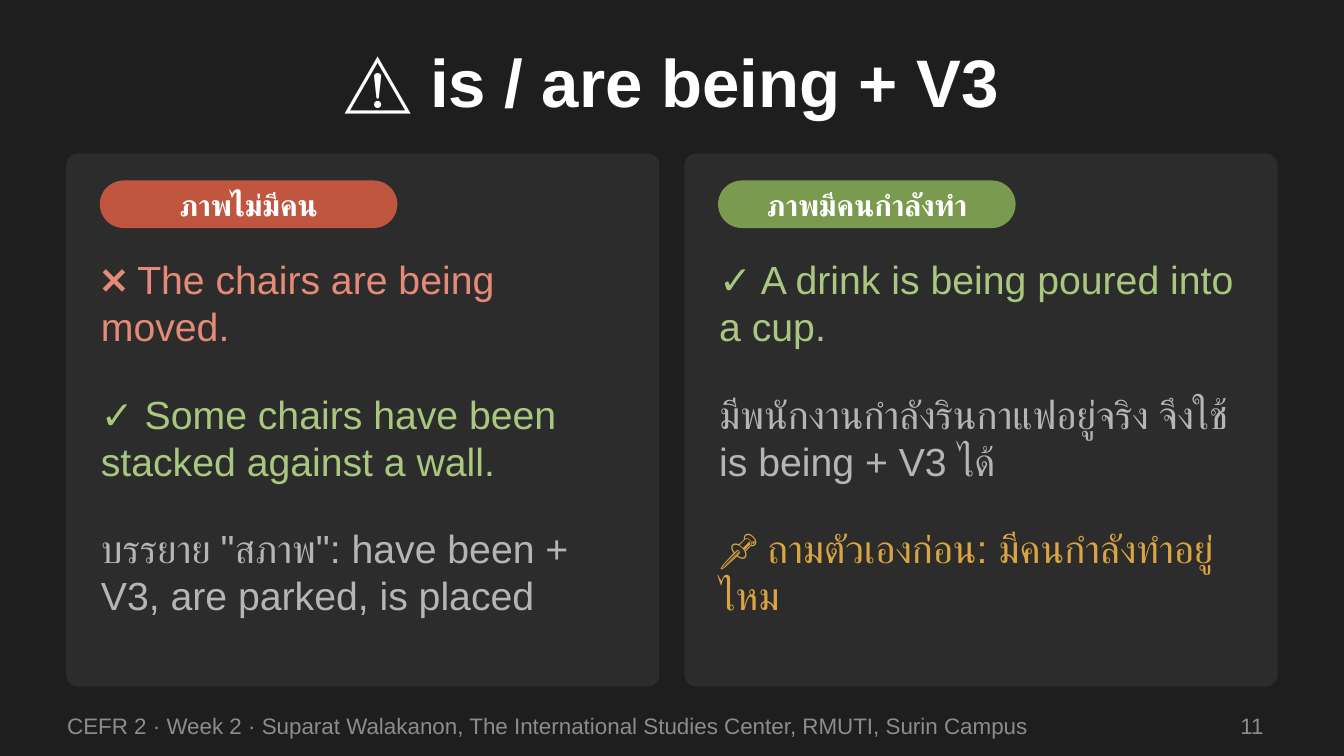
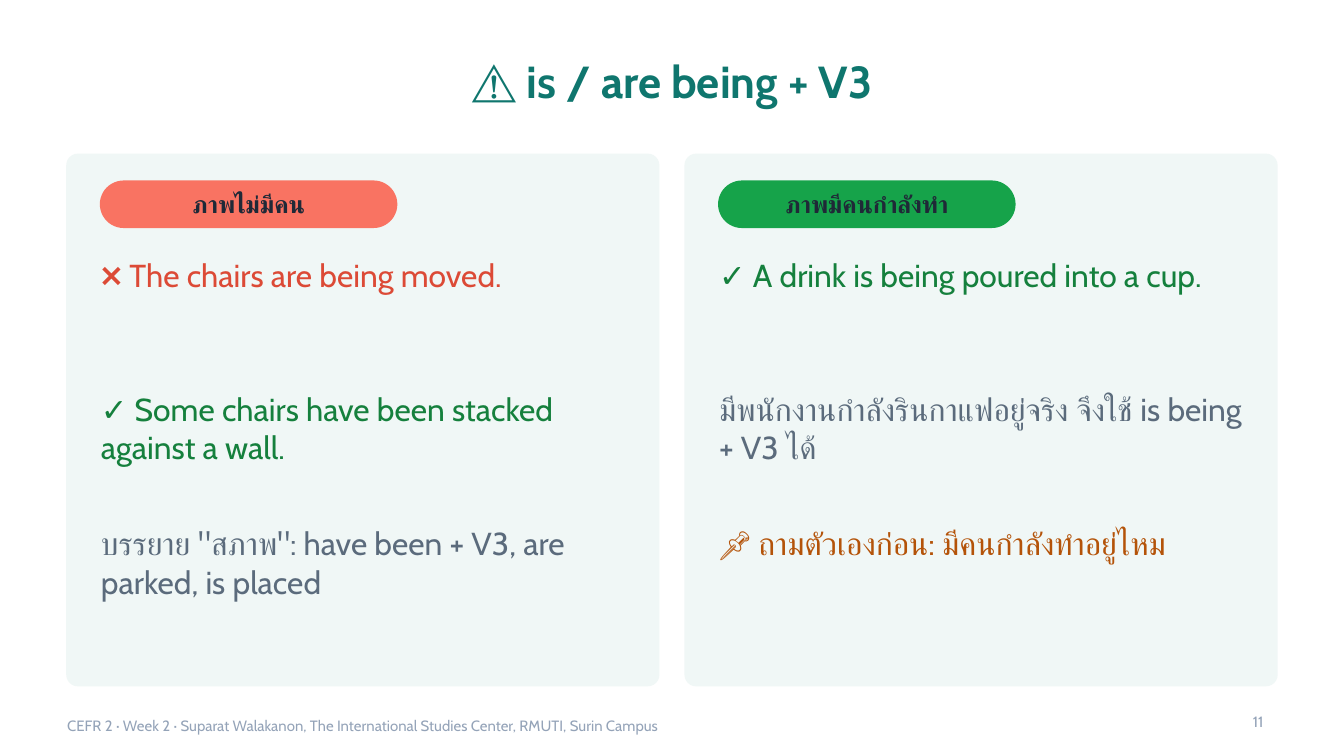
Before and after one commit to surin-english-hub/cefr2, a slide deck: slide 11 of docs/week-02/Week02_Part1_Photographs_Part5_WordForm.pptx. Drawn at 1344x756 pixels with LibreOffice and Linux fonts; fonts in the diff are those of the drawing. Boxes give left, top, right and bottom in pixels: in the first picture for what was removed or moved away, otherwise in the second. Text is boxed around its words. In the diff, an @@ line names an element or a change of style, - is before the commit and + after.

```diff
--- a/docs/week-02/Week02_Part1_Photographs_Part5_WordForm.pptx
+++ b/docs/week-02/Week02_Part1_Photographs_Part5_WordForm.pptx
@@ background #1E1E1E to #FFFFFF @@
@@ title "⚠️ is / are being ..." at (527,64,873,108): size 36 to 24 pt, font Arial to Cabin, text colour #FFFFFF to #0F766E @@
@@ rounded rectangle at (67,155,659,685): fill #2C2C2C to #F0F7F6; outline #2C2C2C 1 pt to #F0F7F6 1 pt @@
@@ rounded rectangle at (685,155,1277,685): fill #2C2C2C to #F0F7F6; outline #2C2C2C 1 pt to #F0F7F6 1 pt @@
@@ text "ภาพไม่มีคน" at (192,194,305,214): size 16 to 13 pt, font Arial to Cabin, text colour #FFFFFF to #1F2937 @@
@@ rounded rectangle at (101,181,396,227): fill #C0563F to #F97362; outline #C0563F 1 pt to #F97362 1 pt @@
@@ text "ภาพมีคนกำลังทำ" at (785,194,948,214): size 16 to 13 pt, font Arial to Cabin, text colour #FFFFFF to #1F2937 @@
@@ rounded rectangle at (719,181,1015,227): fill #7A9A4F to #16A34A; outline #7A9A4F 1 pt to #16A34A 1 pt @@
@@ text "❌ The chairs are being ..." at (129,263,502,295): size 21 to 17 pt, font Arial to Cabin, text colour #E58A76 to #DC4A36 @@
@@ text "✓ A drink is being ..." at (753,263,1201,295): size 21 to 17 pt, font Arial to Cabin, text colour #A9C77E to #15803D @@
@@ text "✓ Some chairs have been ..." at (101,397,553,467): size 21 to 17 pt, font Arial to Cabin, text colour #A9C77E to #15803D @@
@@ text "มีพนักงานกำลังรินกาแฟอยู่จริง จึงใช้ is being + ..." at (719,396,1242,460): size 21 to 17 pt, font Arial to Cabin, text colour #B5B5B5 to #5B6B7C @@
@@ text "บรรยาย "สภาพ": have been + ..." at (101,531,564,601): size 21 to 17 pt, font Arial to Cabin, text colour #B5B5B5 to #5B6B7C @@
@@ text "📌 ถามตัวเองก่อน: มีคนกำลังทำอยู่ไหม" at (759,530,1166,564): size 21 to 17 pt, font Arial to Cabin, text colour #D9A441 to #B45309 @@
@@ text "CEFR 2 · Week 2 ..." at (67,720,658,735): size 12 to 8 pt, font Arial to Cabin, text colour #8C8C8C to #94A3B8 @@
@@ page number at (1253,717,1264,727): size 12 to 8 pt, font Arial to Cabin, text colour #8C8C8C to #94A3B8 @@
```
Also in this commit, not shown: 24 other slides changed, 2 other files.
